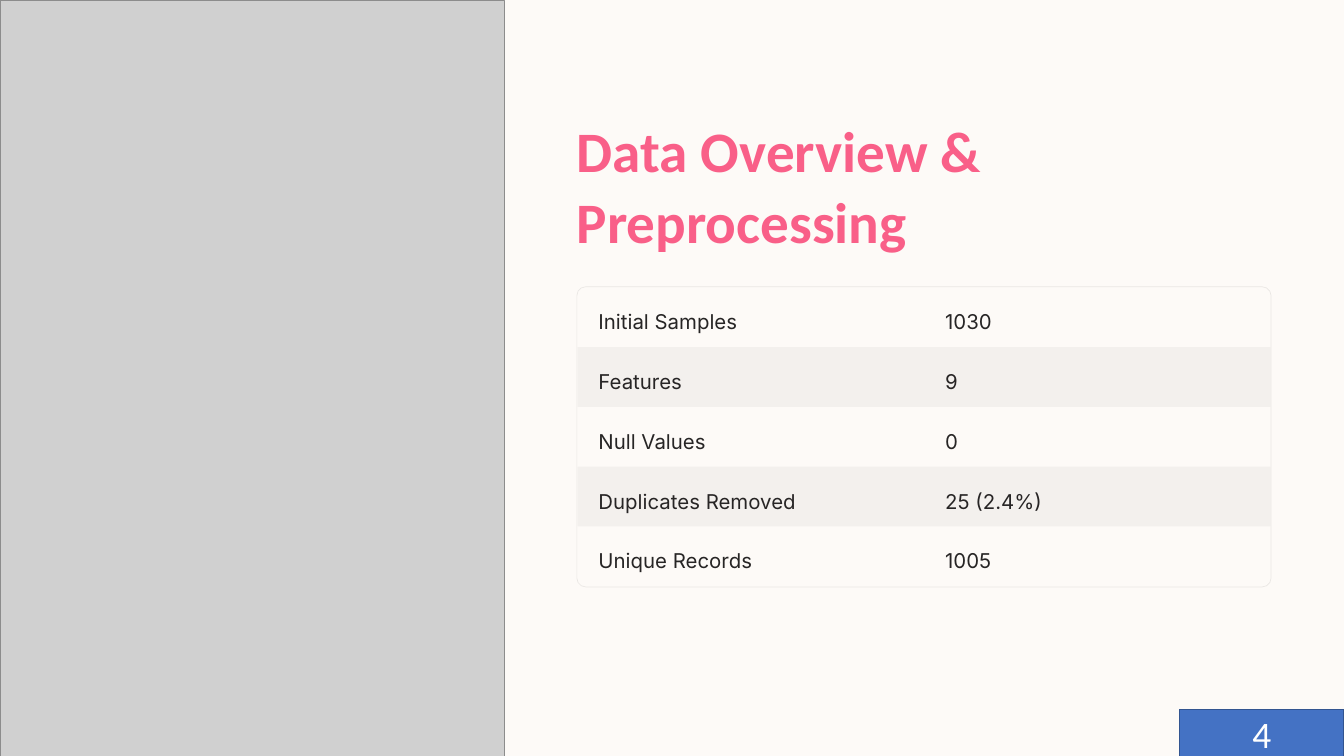
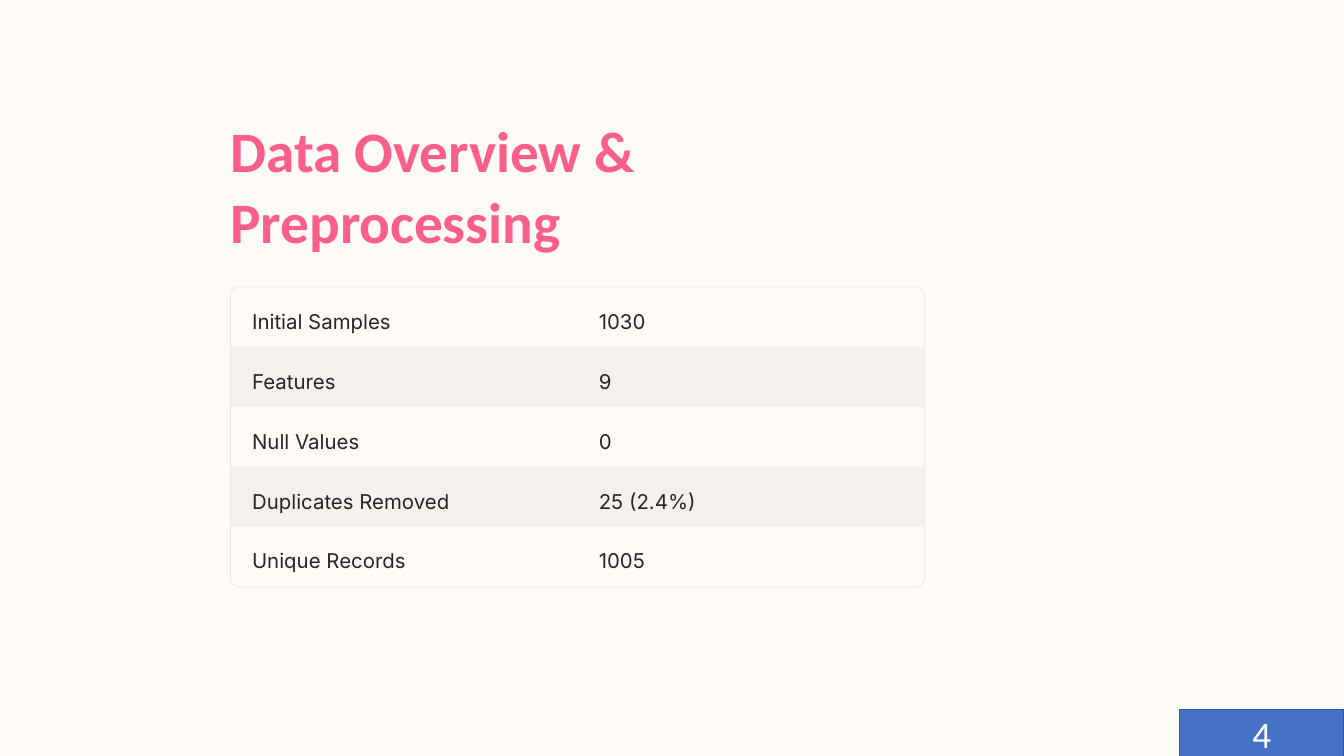
Before and after one commit to Sauri25/AI-PROJECTS, a slide deck: slide 4 of PROJECT 3/final.pptx. Drawn at 1344x756 pixels with LibreOffice and Linux fonts; fonts in the diff are those of the drawing; grey boxes stand for pictures; background and template pictures are left out. Boxes give left, top, right and bottom in pixels: in the first picture for what was removed or moved away, otherwise in the second. Text is boxed around its words. In the diff, an @@ line names an element or a change of style, - is before the commit and + after.

```diff
--- a/PROJECT 3/final.pptx
+++ b/PROJECT 3/final.pptx
@@ picture removed at <box>0,0,504,756</box> @@
@@ 11 texts, 5 rectangles, 1 rounded rectangle: place and size @@
-11 texts, 5 rectangles, 1 rounded rectangle at <box>577,132,1271,586</box>
+11 texts, 5 rectangles, 1 rounded rectangle at <box>230,132,924,586</box>
```
Also in this commit, not shown: 13 other slides changed, 4 slides added, 2 slides removed, 12 other files.
